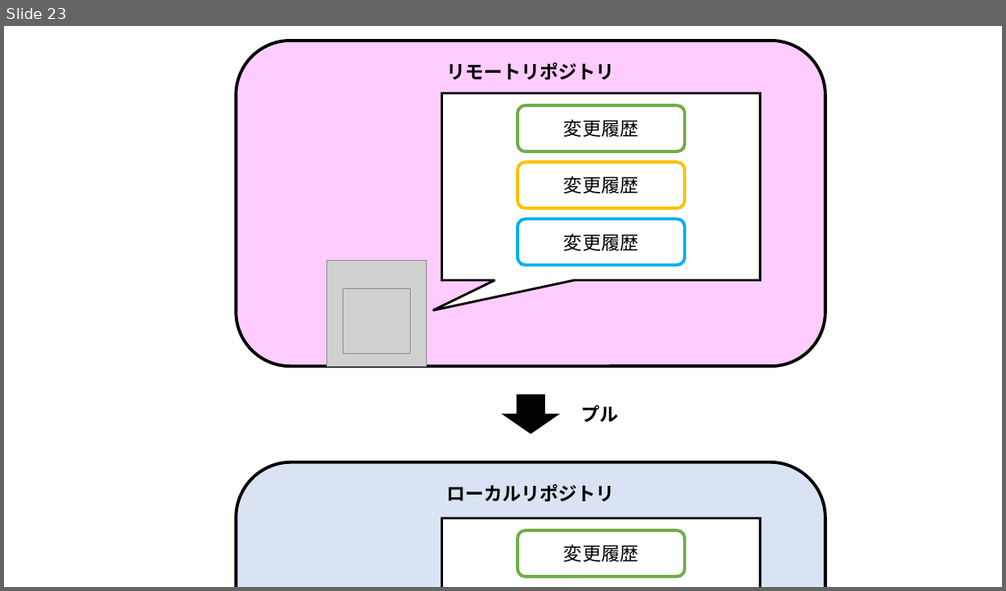
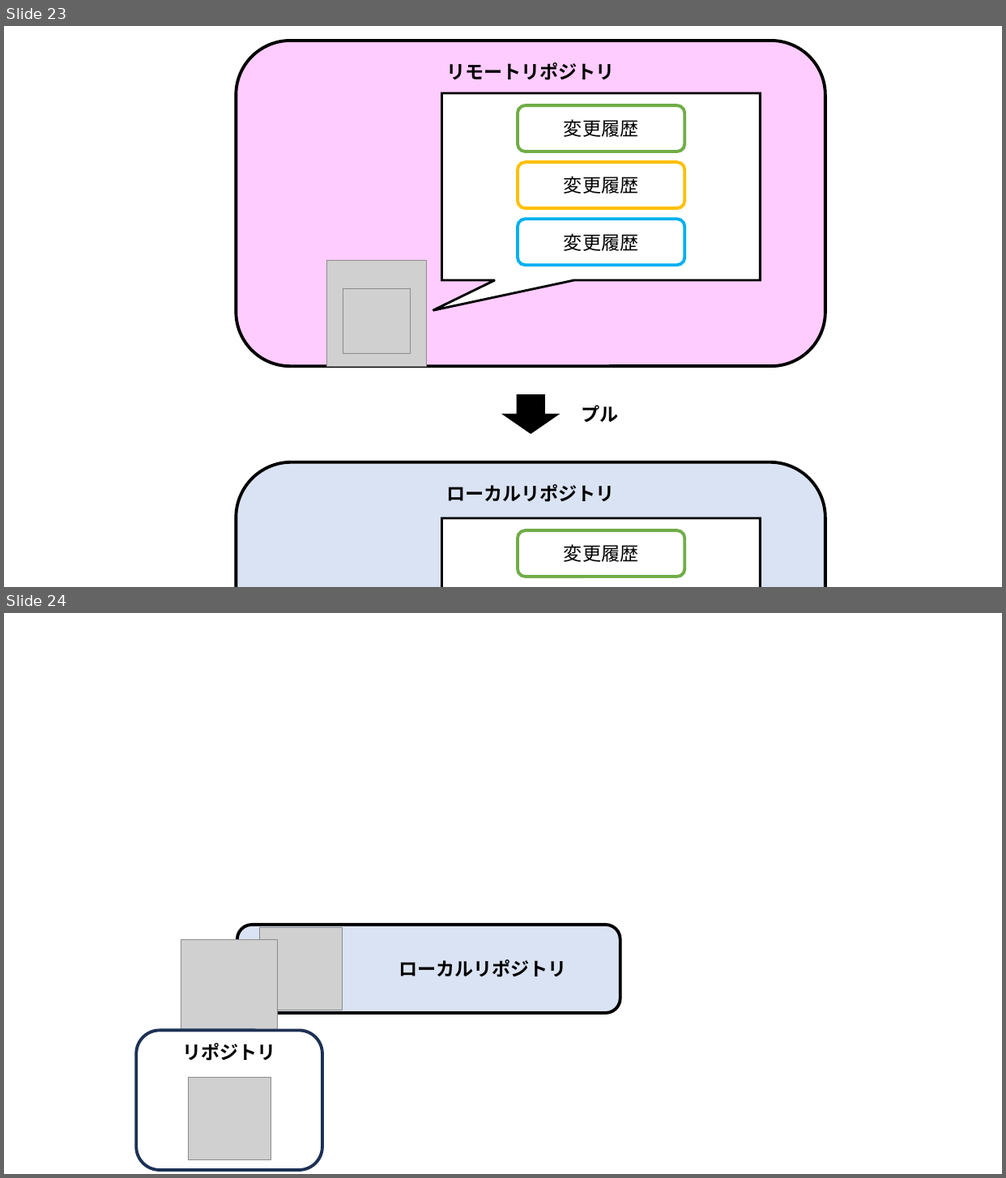
Before and after one commit to nishida2073/ai_navive, a slide deck: 01_テキスト/Git入門_図.pptx. Shown one above the other, each under a label of ours: slide 23 before the commit, slides 23 and 24 after it. The pictures are 1006x591 and 1006x1178 pixels, drawn with LibreOffice and Linux fonts; fonts in the diff are those of the drawing; grey boxes stand for pictures; background and template pictures are left out. Boxes give left, top, right and bottom in pixels: in the first picture for what was removed or moved away, otherwise in the second. Text is boxed around its words. In the diff, an @@ line names an element or a change of style, - is before the commit and + after.

```diff
--- a/01_テキスト/Git入門_図.pptx
+++ b/01_テキスト/Git入門_図.pptx
@@ slide 24 added at [4, 613, 1002, 1174], background #FFFFFF @@
@@ rounded rectangle added at [237, 925, 621, 1013], fill #DAE3F3, outline #000000 3 pt, 18 pt, text #000000, bold @@
+        ローカルリポジトリ
@@ picture added at [259, 928, 342, 1011] @@
@@ picture added at [181, 940, 278, 1031] @@
@@ rounded rectangle added at [137, 1031, 323, 1171], outline #1E3256 3 pt, 18 pt, text #000000, bold @@
+リポジトリ
@@ picture added at [188, 1078, 270, 1161] @@
```
Also in this commit, not shown: 3 slides changed, 6 other slides added, 1 other file.
